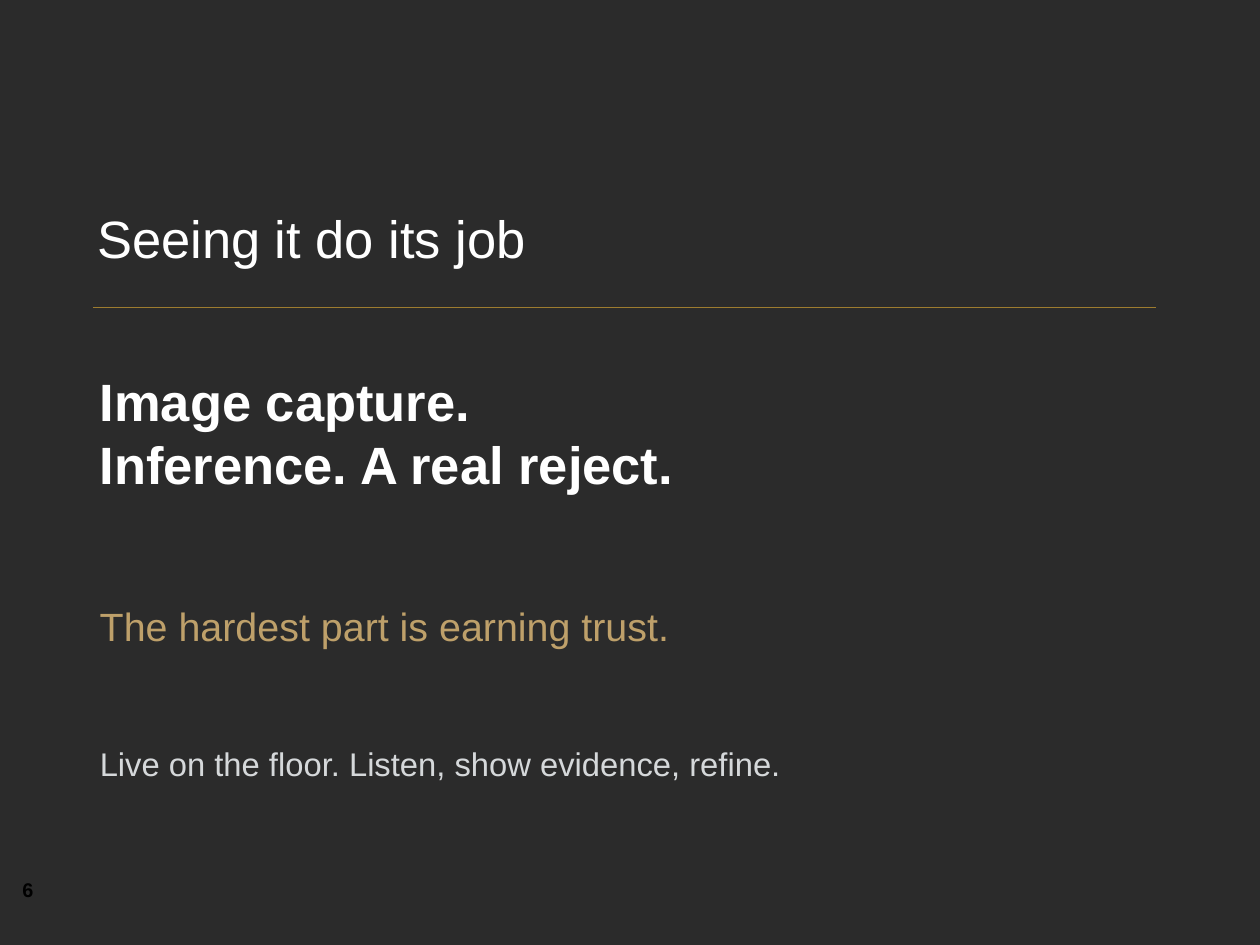
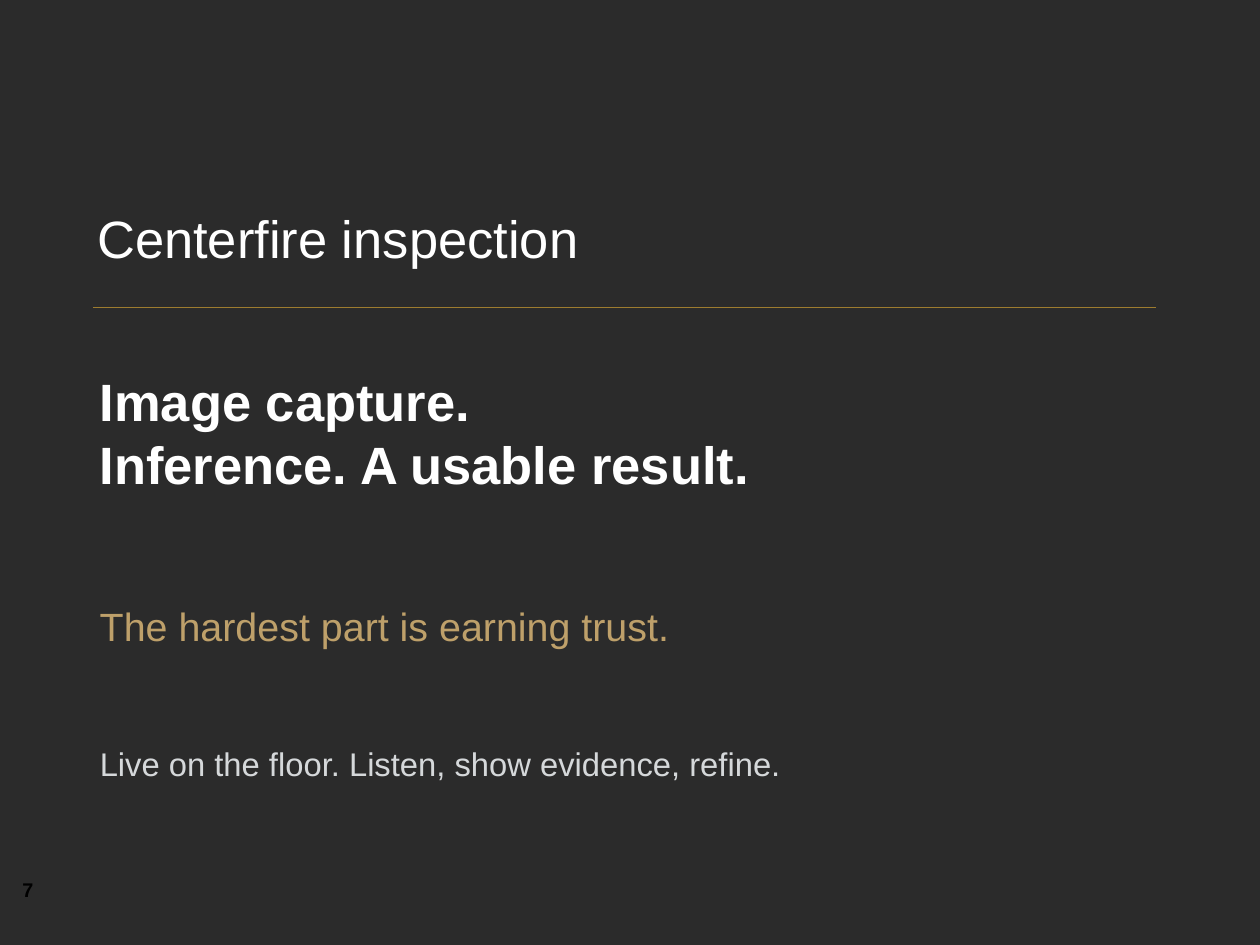
Before and after one commit to YeChamo/part-tracking-demo-ualr, a slide deck: slide 7 of docs/presentation/Engineering_at_The_Kinetic_Group.pptx (slide 6 before the commit). Drawn at 1260x945 pixels with LibreOffice and Linux fonts; fonts in the diff are those of the drawing; background and template pictures are left out; a plain dark background stands for a picture behind light text. Boxes give left, top, right and bottom in pixels: in the first picture for what was removed or moved away, otherwise in the second. Text is boxed around its words. In the diff, an @@ line names an element or a change of style, - is before the commit and + after.

```diff
--- a/docs/presentation/Engineering_at_The_Kinetic_Group.pptx
+++ b/docs/presentation/Engineering_at_The_Kinetic_Group.pptx
@@ text at bbox=[97, 220, 578, 269]: text changed @@
-Seeing it do its job
+Centerfire inspection
@@ text at bbox=[100, 446, 748, 485]: text changed @@
-Inference. A real reject.
+Inference. A usable result.
@@ text at bbox=[22, 884, 33, 897]: text changed @@
-6
+7
```
Also in this commit, not shown: 13 other slides changed, 2 slides added, 1 slide removed, 7 other files.
